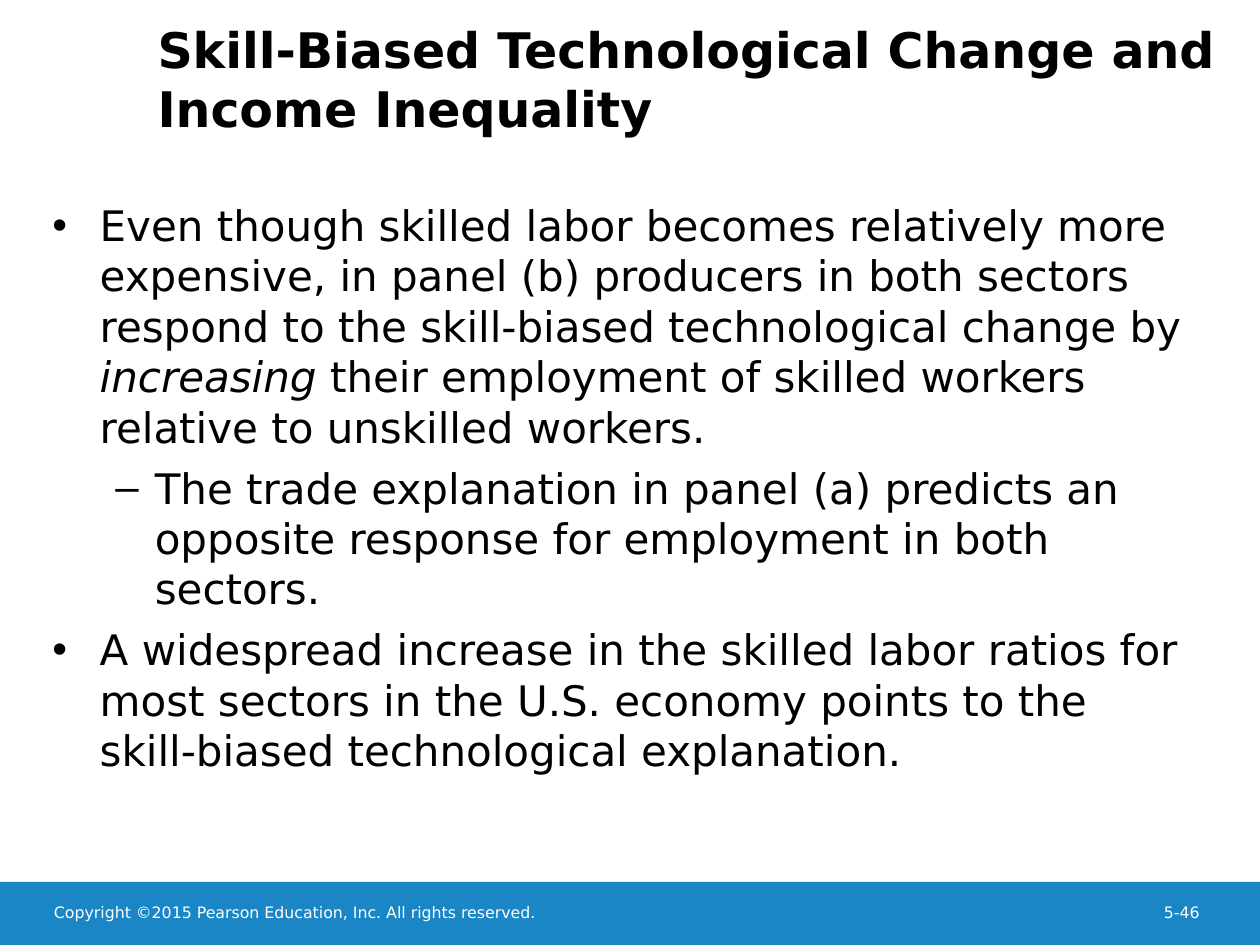
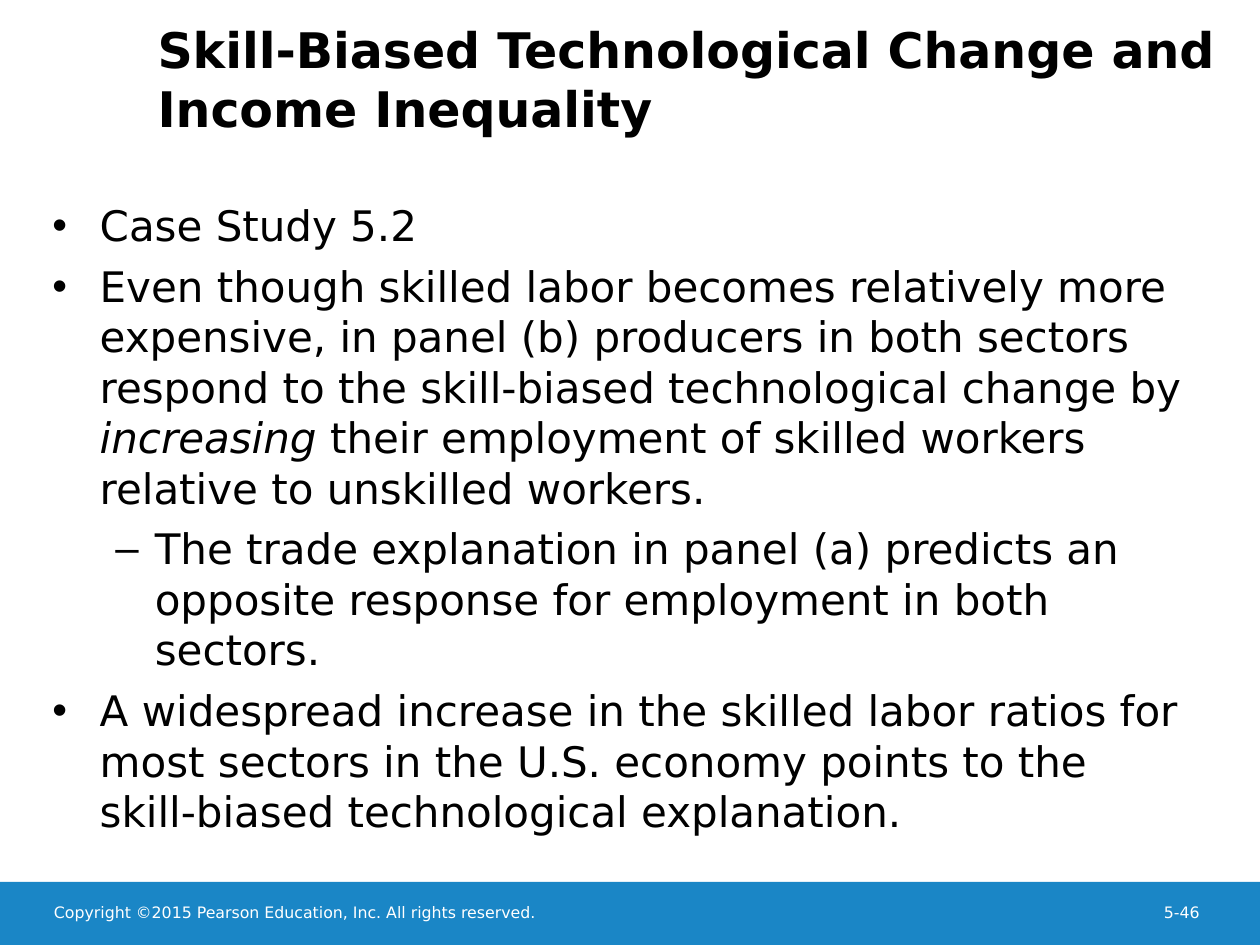
Before and after one commit to hehemin/bayeswhu.github.io, a slide deck: slide 46 of teaching/trade/Ch05.ppt. Drawn at 1260x945 pixels with LibreOffice and Linux fonts; fonts in the diff are those of the drawing; background and template pictures are left out. Boxes give left, top, right and bottom in pixels: in the first picture for what was removed or moved away, otherwise in the second. Text is boxed around its words. In the diff, an @@ line names an element or a change of style, - is before the commit and + after.

```diff
--- a/teaching/trade/Ch05.ppt
+++ b/teaching/trade/Ch05.ppt
@@ text at bbox=[100, 209, 417, 250]: paragraph added @@
+• Case Study 5.2
```
Also in this commit, not shown: 1 other slide changed, 1 other file.
